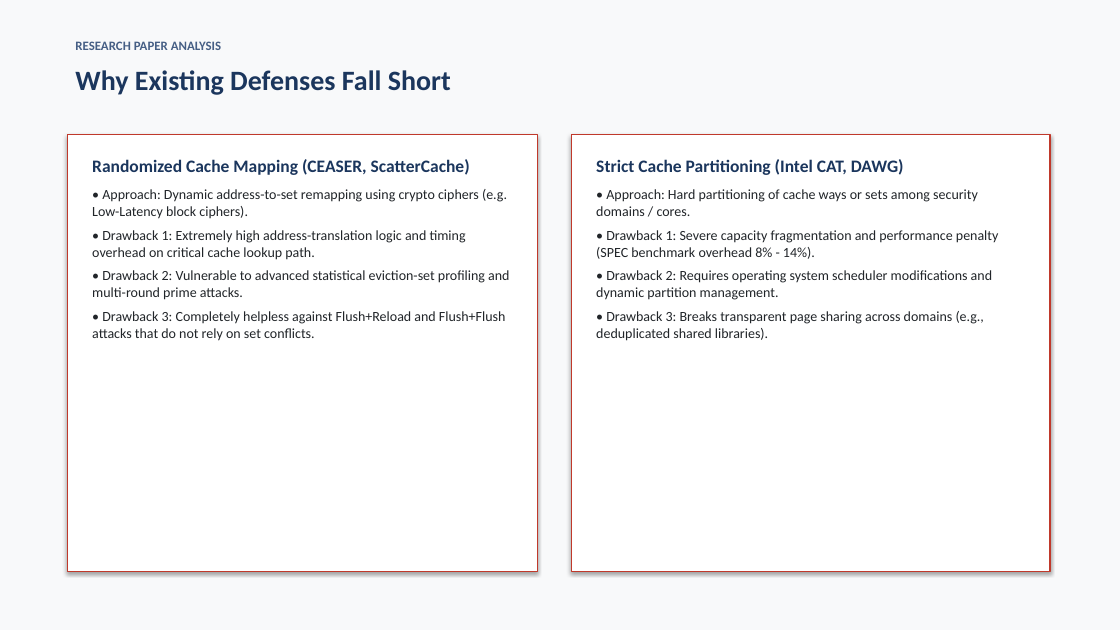
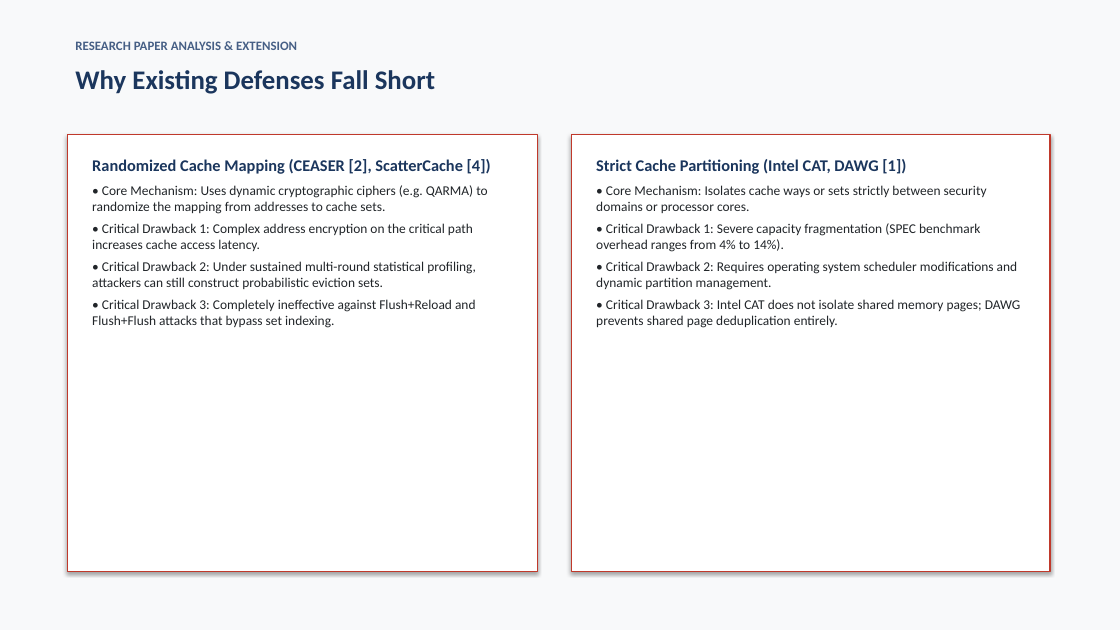
Before and after one commit to Sripadh16/IS-project, a slide deck: slide 4 of TreasureCache_Presentation.pptx. Drawn at 1120x630 pixels with LibreOffice and Linux fonts; fonts in the diff are those of the drawing. Boxes give left, top, right and bottom in pixels: in the first picture for what was removed or moved away, otherwise in the second. Text is boxed around its words. In the diff, an @@ line names an element or a change of style, - is before the commit and + after.

Commit message:
Refine Ada-EHB formal specification, multi-trial simulation stats, corrected buffer hit curves, and 15-slide deck

```diff
--- a/TreasureCache_Presentation.pptx
+++ b/TreasureCache_Presentation.pptx
@@ text "Why Existing Defenses Fall Short" at <box>75,70,435,94</box>: size 24 to 23 pt @@
@@ text at <box>75,41,297,50</box>: text changed @@
-RESEARCH PAPER ANALYSIS
+RESEARCH PAPER ANALYSIS & EXTENSION
@@ text at <box>92,159,491,328</box>: text changed; size 12 to 11.5 pt @@
-Randomized Cache Mapping (CEASER, ScatterCache)
-• Approach: Dynamic address-to-set remapping using crypto ciphers (e.g. Low-Latency block ciphers).
-• Drawback 1: Extremely high address-translation logic and timing overhead on critical cache lookup path.
-• Drawback 2: Vulnerable to advanced statistical eviction-set profiling and multi-round prime attacks.
-• Drawback 3: Completely helpless against Flush+Reload and Flush+Flush attacks that do not rely on set conflicts.
+Randomized Cache Mapping (CEASER [2], ScatterCache [4])
+• Core Mechanism: Uses dynamic cryptographic ciphers (e.g. QARMA) to randomize the mapping from addresses to cache sets.
+• Critical Drawback 1: Complex address encryption on the critical path increases cache access latency.
+• Critical Drawback 2: Under sustained multi-round statistical profiling, attackers can still construct probabilistic eviction sets.
+• Critical Drawback 3: Completely ineffective against Flush+Reload and Flush+Flush attacks that bypass set indexing.
@@ text at <box>596,159,1021,328</box>: text changed; size 12 to 11.5 pt @@
-Strict Cache Partitioning (Intel CAT, DAWG)
-• Approach: Hard partitioning of cache ways or sets among security domains / cores.
-• Drawback 1: Severe capacity fragmentation and performance penalty (SPEC benchmark overhead 8% - 14%).
-• Drawback 2: Requires operating system scheduler modifications and dynamic partition management.
-• Drawback 3: Breaks transparent page sharing across domains (e.g., deduplicated shared libraries).
+Strict Cache Partitioning (Intel CAT, DAWG [1])
+• Core Mechanism: Isolates cache ways or sets strictly between security domains or processor cores.
+• Critical Drawback 1: Severe capacity fragmentation (SPEC benchmark overhead ranges from 4% to 14%).
+• Critical Drawback 2: Requires operating system scheduler modifications and dynamic partition management.
+• Critical Drawback 3: Intel CAT does not isolate shared memory pages; DAWG prevents shared page deduplication entirely.
```
Also in this commit, not shown: 12 other slides changed, 2 slides added, 1 slide removed, 16 other files.
